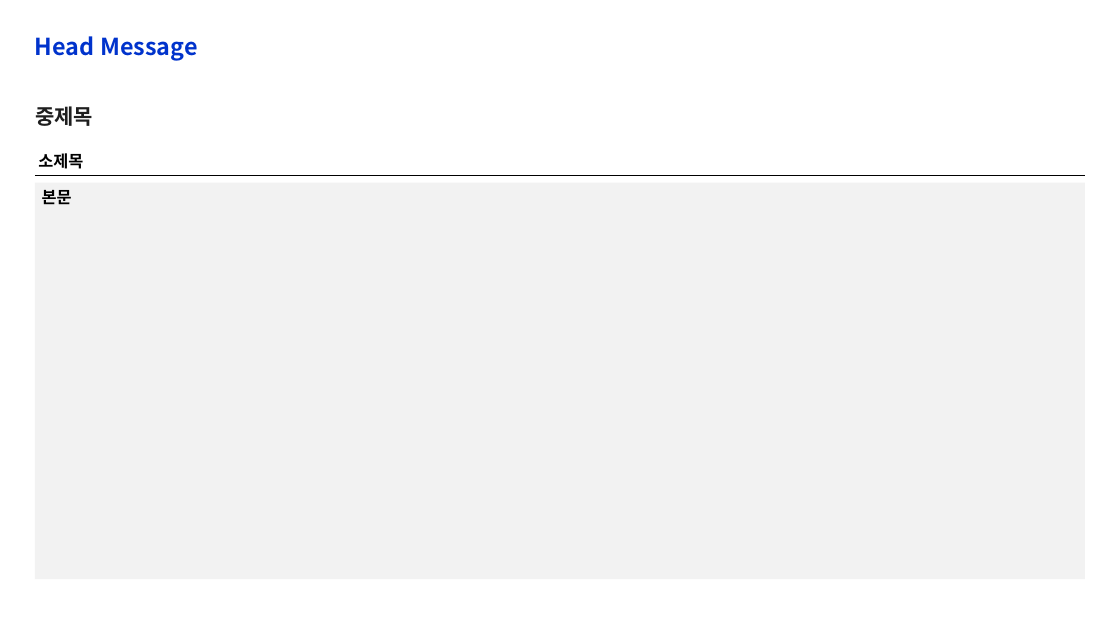
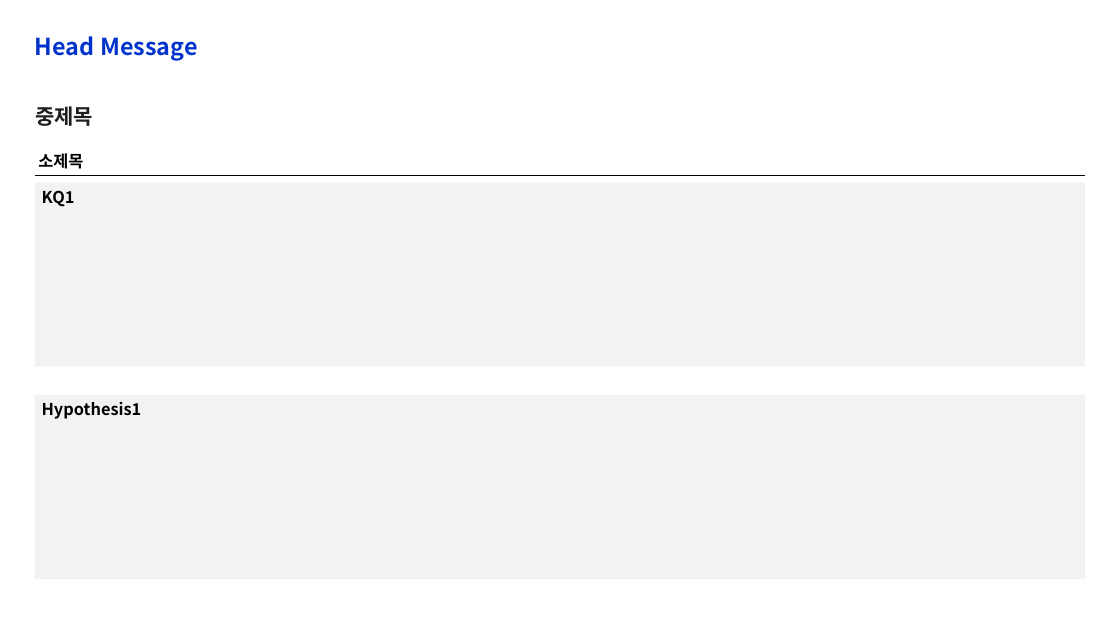
Before and after one commit to jbe5106/Mock-deck-Generator, a slide deck: slide 1 of template/template.pptx. Drawn at 1120x630 pixels with LibreOffice and Linux fonts; fonts in the diff are those of the drawing; background and template pictures are left out. Boxes give left, top, right and bottom in pixels: in the first picture for what was removed or moved away, otherwise in the second. Text is boxed around its words. In the diff, an @@ line names an element or a change of style, - is before the commit and + after.

```diff
--- a/template/template.pptx
+++ b/template/template.pptx
@@ rectangle removed at (x1=35, y1=183, x2=1086, y2=580) @@
-본문
@@ rectangle added at (x1=35, y1=183, x2=1086, y2=367), fill #F2F2F2, 14 pt, text #000000, bold @@
+KQ1
@@ rectangle added at (x1=35, y1=396, x2=1086, y2=580), fill #F2F2F2, 14 pt, text #000000, bold @@
+Hypothesis1
```
Also in this commit, not shown: 2 other slides changed, 8 other files.
